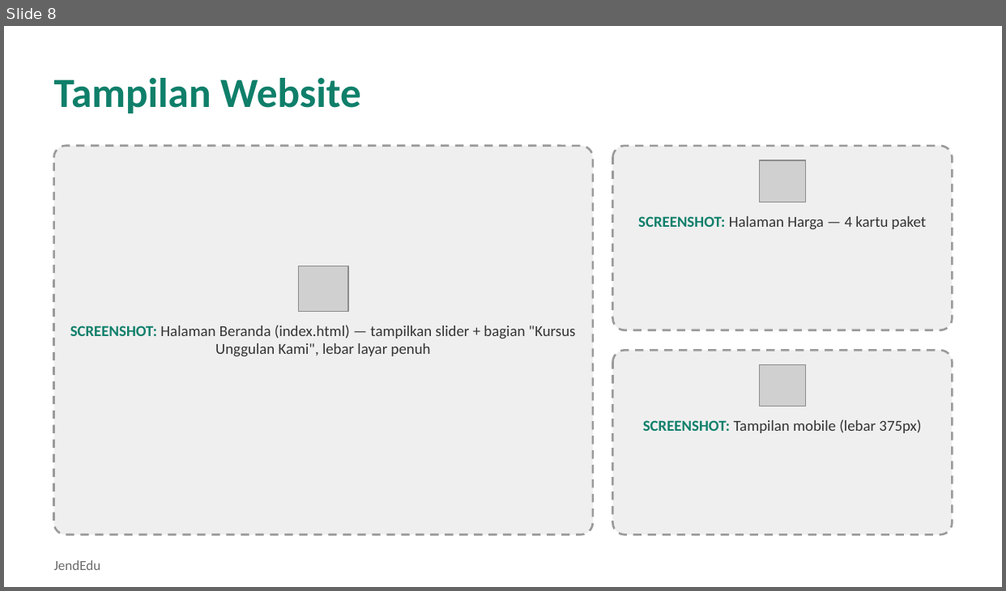
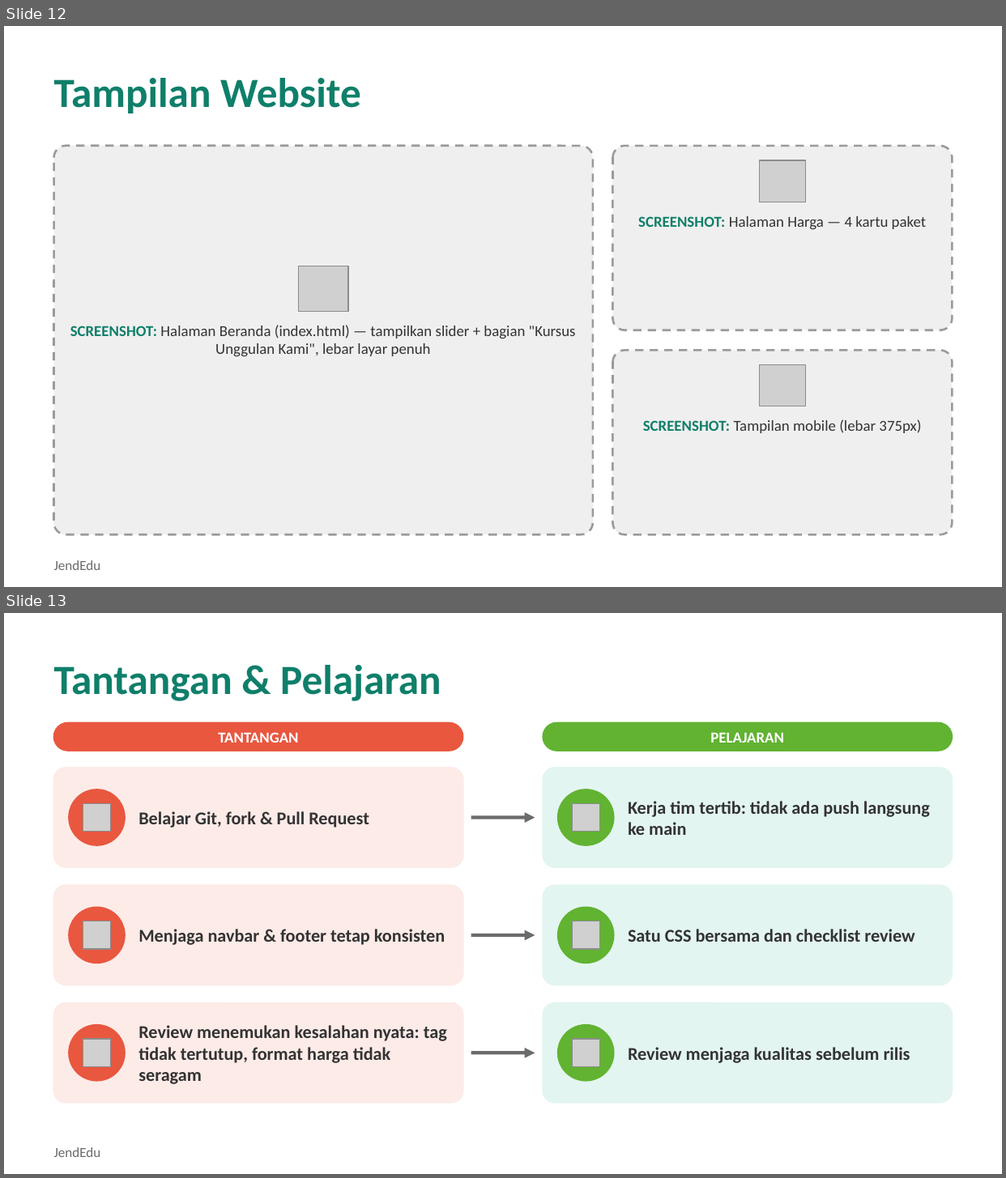
Before and after one commit to Borayaa/JendEdu-template, a slide deck: presentasi/JendEdu-Presentasi-dengan-Naskah.pptx. Shown one above the other, each under a label of ours: slide 8 before the commit, slides 12 and 13 after it. The pictures are 1006x591 and 1006x1178 pixels, drawn with LibreOffice and Linux fonts; fonts in the diff are those of the drawing; grey boxes stand for pictures. Boxes give left, top, right and bottom in pixels: in the first picture for what was removed or moved away, otherwise in the second. Text is boxed around its words. In the diff, an @@ line names an element or a change of style, - is before the commit and + after.

```diff
--- a/presentasi/JendEdu-Presentasi-dengan-Naskah.pptx
+++ b/presentasi/JendEdu-Presentasi-dengan-Naskah.pptx
@@ slide 13 added at box(4, 613, 1002, 1174), background #FFFFFF; not listed: 1 template element that a slide beside it also shows @@
@@ text added at box(54, 665, 441, 701), 30 pt, text #0F7F6A, bold @@
+Tantangan & Pelajaran
@@ rounded rectangle added at box(54, 723, 463, 751), fill #E9573F, outline #E9573F 1 pt @@
@@ text added at box(218, 732, 298, 743), 11 pt, text #FFFFFF, bold @@
+TANTANGAN
@@ rounded rectangle added at box(543, 723, 952, 751), fill #61B331, outline #61B331 1 pt @@
@@ text added at box(710, 732, 784, 743), 11 pt, text #FFFFFF, bold @@
+PELAJARAN
@@ rounded rectangle added at box(54, 768, 463, 867), fill #FDEBE8, outline #FDEBE8 1 pt @@
@@ rounded rectangle added at box(543, 768, 952, 867), fill #E3F5F1, outline #E3F5F1 1 pt @@
@@ ellipse added at box(69, 790, 125, 845), fill #E9573F, outline #E9573F 1 pt @@
@@ picture added at box(83, 803, 111, 832) @@
@@ ellipse added at box(558, 790, 614, 845), fill #61B331, outline #61B331 1 pt @@
@@ picture added at box(572, 803, 600, 832) @@
@@ text added at box(628, 801, 930, 835), 13 pt, text #333333, bold @@
+Kerja tim tertib: tidak ada push langsung ke main
@@ text added at box(138, 811, 369, 828), 13 pt, text #333333, bold @@
+Belajar Git, fork & Pull Request
@@ arrow added from (471, 818) to (535, 818), #6B6B6B 2.5 pt @@
@@ rounded rectangle added at box(54, 885, 463, 986), fill #FDEBE8, outline #FDEBE8 1 pt @@
@@ rounded rectangle added at box(543, 885, 952, 986), fill #E3F5F1, outline #E3F5F1 1 pt @@
@@ ellipse added at box(69, 907, 125, 963), fill #E9573F, outline #E9573F 1 pt @@
@@ picture added at box(83, 922, 111, 949) @@
@@ ellipse added at box(558, 907, 614, 963), fill #61B331, outline #61B331 1 pt @@
@@ picture added at box(572, 922, 600, 949) @@
@@ text added at box(138, 929, 445, 945), 13 pt, text #333333, bold @@
+Menjaga navbar & footer tetap konsisten
@@ arrow added from (471, 935) to (535, 935), #6B6B6B 2.5 pt @@
@@ text added at box(628, 929, 914, 942), 13 pt, text #333333, bold @@
+Satu CSS bersama dan checklist review
@@ rounded rectangle added at box(54, 1003, 463, 1103), fill #FDEBE8, outline #FDEBE8 1 pt @@
@@ ellipse added at box(69, 1025, 125, 1081), fill #E9573F, outline #E9573F 1 pt @@
@@ text added at box(138, 1025, 447, 1084), 13 pt, text #333333, bold @@
+Review menemukan kesalahan nyata: tag tidak tertutup, format harga tidak seragam
@@ rounded rectangle added at box(543, 1003, 952, 1103), fill #E3F5F1, outline #E3F5F1 1 pt @@
@@ ellipse added at box(558, 1025, 614, 1081), fill #61B331, outline #61B331 1 pt @@
@@ picture added at box(83, 1039, 111, 1067) @@
@@ picture added at box(572, 1039, 600, 1067) @@
@@ text added at box(628, 1047, 910, 1063), 13 pt, text #333333, bold @@
+Review menjaga kualitas sebelum rilis
@@ arrow added from (471, 1053) to (535, 1053), #6B6B6B 2.5 pt @@
@@ what was slide 8 is now slide 12 @@
```
Also in this commit, not shown: 4 slides changed, 4 other slides added, 25 other files.
